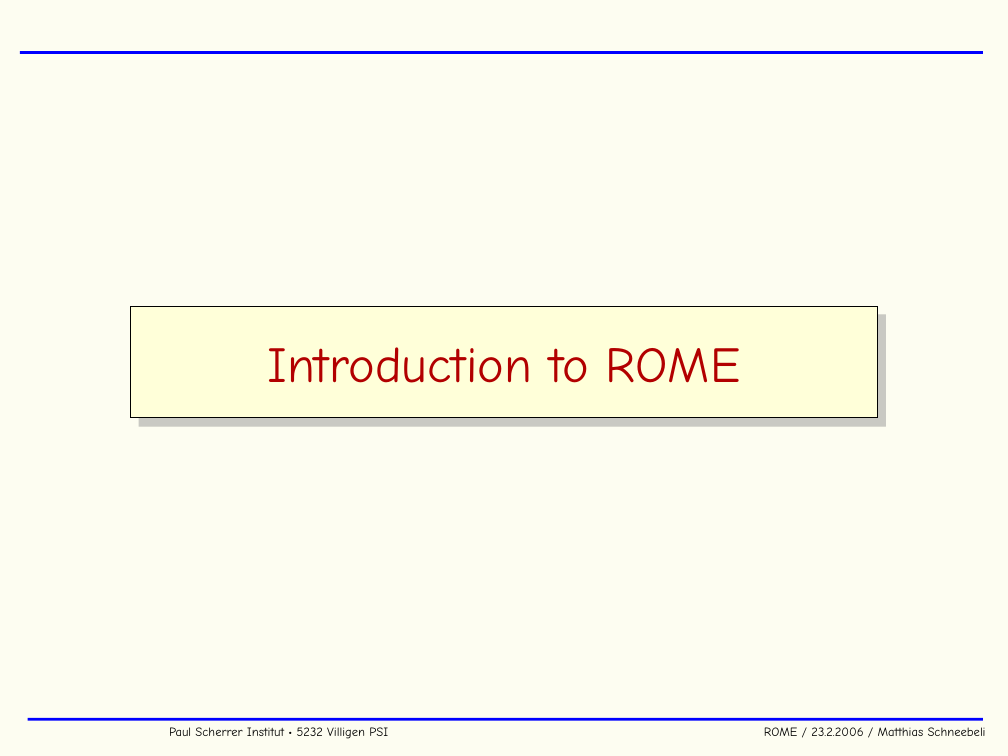
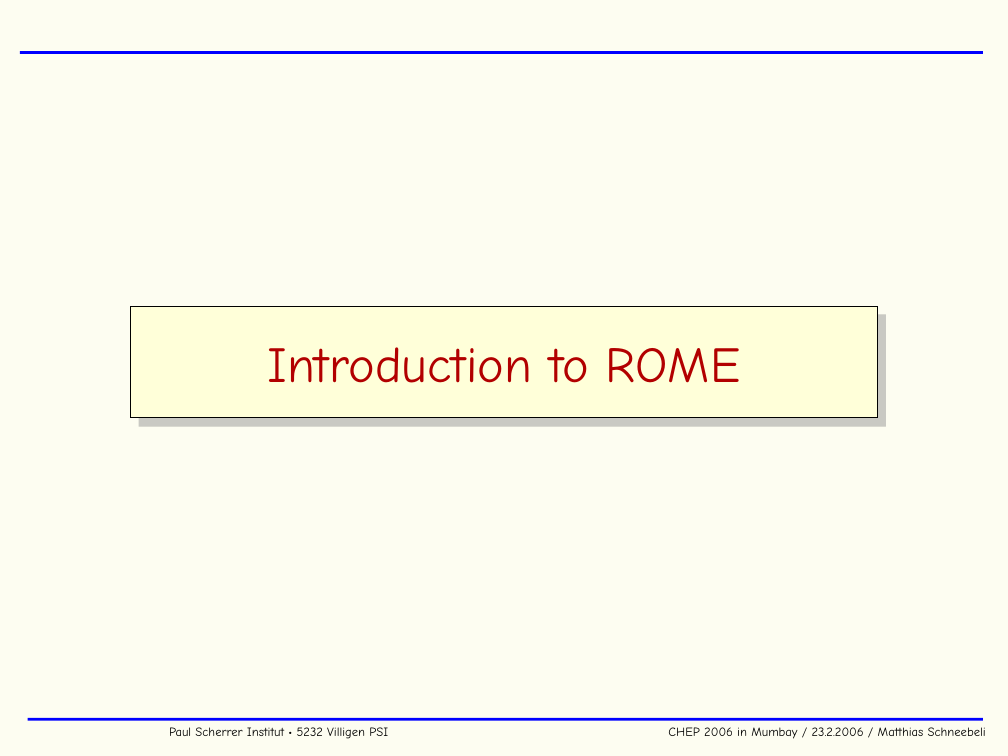
Before and after one commit to cjpl/rome, a slide deck: slide 9 of rome/documentation/ROME.ppt. Drawn at 1008x756 pixels with LibreOffice and Linux fonts; fonts in the diff are those of the drawing; background and template pictures are left out. Boxes give left, top, right and bottom in pixels: in the first picture for what was removed or moved away, otherwise in the second. Text is boxed around its words. In the diff, an @@ line names an element or a change of style, - is before the commit and + after.

```diff
--- a/rome/documentation/ROME.ppt
+++ b/rome/documentation/ROME.ppt
@@ text at [169,727,986,739]: text changed @@
-Paul Scherrer Institut • 5232 Villigen PSI ROME / 23.2.2006 / Matthias Schneebeli
+Paul Scherrer Institut • 5232 Villigen PSI CHEP 2006 in Mumbay / 23.2.2006 / Matthias Schneebeli
```
Also in this commit, not shown: 65 other slides changed.
